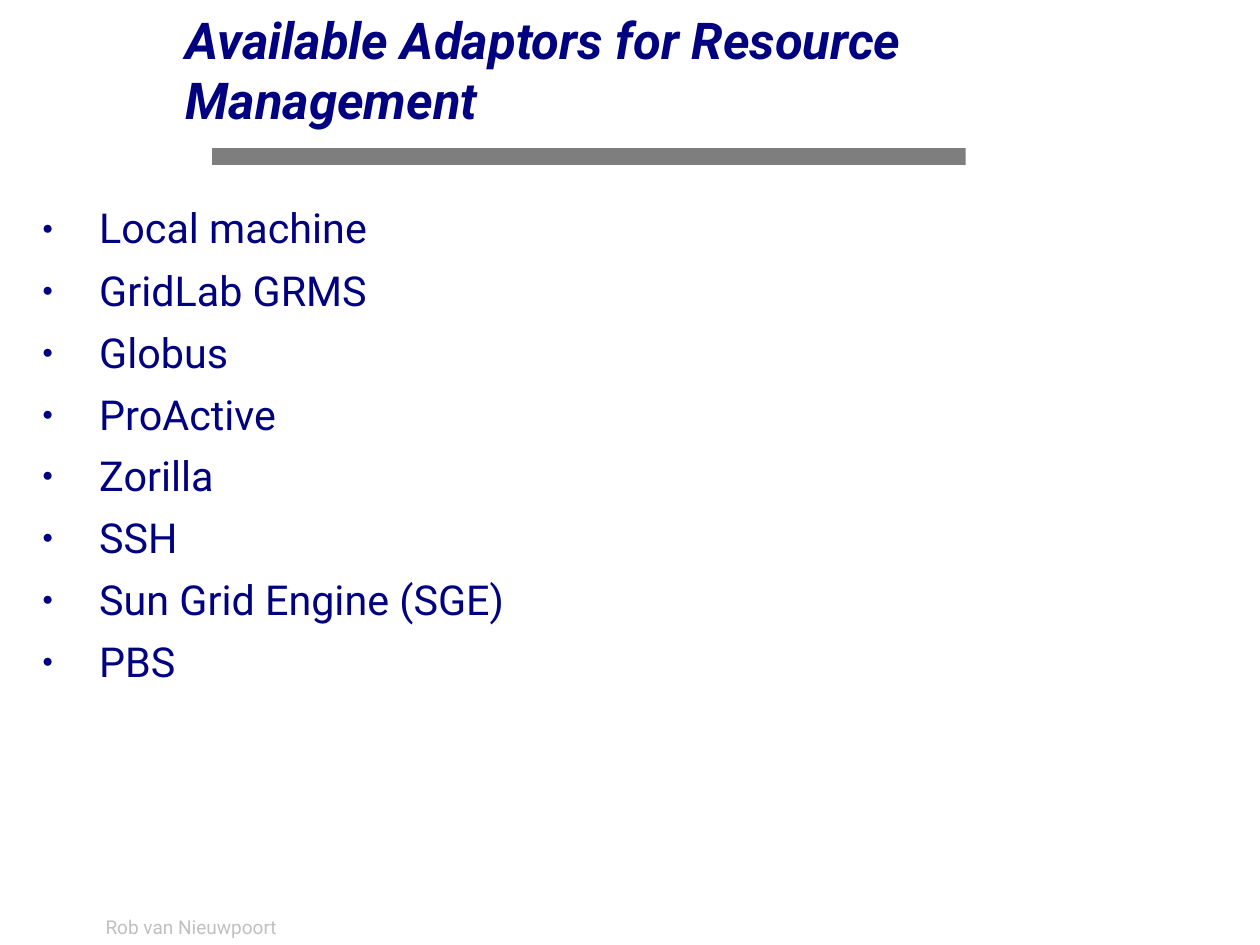
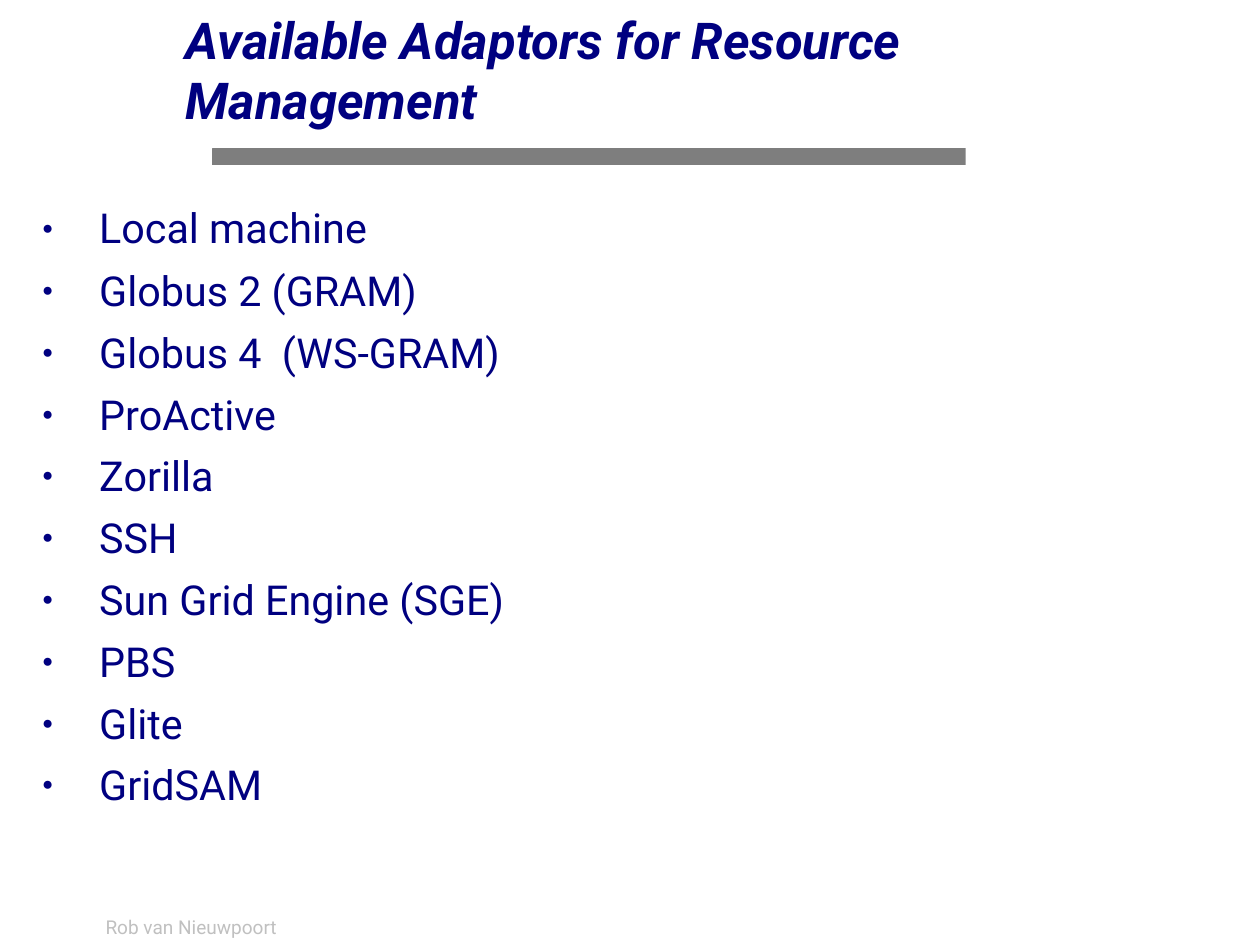
Before and after one commit to JungleComputing/javagat, a slide deck: slide 69 of doc/tutorial/tutorial.ppt. Drawn at 1260x945 pixels with LibreOffice and Linux fonts; fonts in the diff are those of the drawing; background and template pictures are left out. Boxes give left, top, right and bottom in pixels: in the first picture for what was removed or moved away, otherwise in the second. Text is boxed around its words. In the diff, an @@ line names an element or a change of style, - is before the commit and + after.

```diff
--- a/doc/tutorial/tutorial.ppt
+++ b/doc/tutorial/tutorial.ppt
@@ text at bbox=[99, 273, 500, 377]: text changed @@
-● GridLab GRMS
-● Globus
+● Globus 2 (GRAM)
+● Globus 4 (WS-GRAM)
@@ text at bbox=[99, 708, 262, 801]: paragraphs added @@
+● Glite
+● GridSAM
```
Also in this commit, not shown: 76 other slides changed, 1 slide removed, 14 other files.
